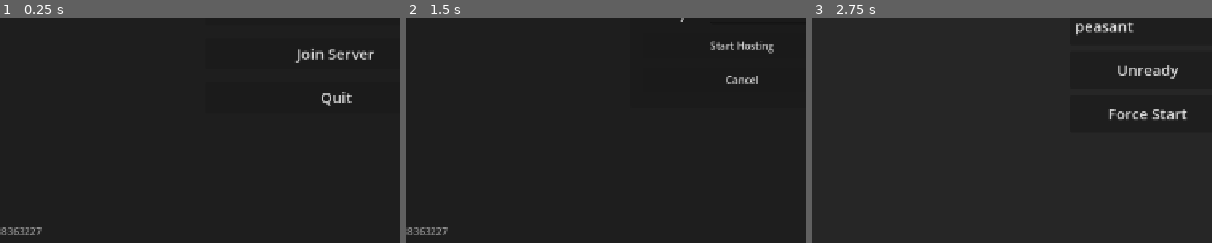
Above: before the commit, frames 1-3 (left to right).
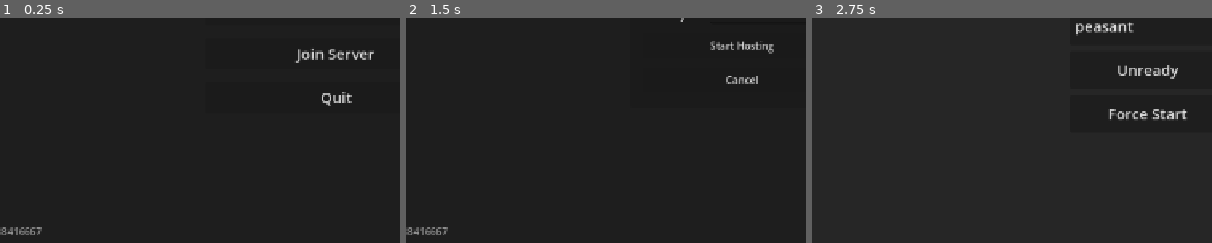
Above: after the commit, the same moments.

Repository: zakanater19/godot-roguetown
Game: Godot game, scene res://scenes/main_menu.tscn
Two runs of this game, one before a commit and one after it. Both use one fixed random seed, a clock stepped at 60 frames per second and the inputs below.
Inputs (mouse positions are % of the whole screen's width and height, from its top left):
- Up to frame 1 (0.25 s): no input
- Up to frame 2 (1.5 s): tap Enter at 0.5 s; move the mouse to (72, 45) at 0.52 s; hold D 0.53-1.25 s; hold Shift 0.53-1.25 s; click (72, 45) at 0.67 s; tap Space at 0.77 s; click "Host Server" at 1.25 s
- Up to frame 3 (2.75 s): click "Start Hosting" at 2 s
The pictures show only the part of the screen within x 8-58%, y 50-100%; the shares and areas given below are measured in that part.

The runs differ from the first frame. In frame 1, 0.1% of the frame differs, in the area x 2-9%, y 92-97%; in frame 2, 0.1%; in frame 3, nothing differs.

Commit message:
wild grass does not grow in town region

Diff:
--- a/project.godot
+++ b/project.godot
@@ -28,6 +28,7 @@
 GameVersion="*res://scripts/net/game_version.gd"
 BootstrapNet="*res://scripts/net/bootstrap_net.gd"
 LoadingScreen="*res://scripts/ui/loading_screen.gd"
+Regions="*res://scripts/core/regions.gd"
 World="*res://scripts/core/world.gd"
 Host="*res://scripts/net/Host.gd"
 Sidebar="*res://scripts/ui/sidebar.gd"
--- a/scripts/core/main.gd
+++ b/scripts/core/main.gd
@@ -250,6 +250,8 @@
 		_grass_decor_layers[z] = decor_layer
 
 		for cell in world_layer.get_used_cells_by_id(0, GRASS_FLOOR_ATLAS_COORDS):
+			if not Regions.allows_grass_decor_at(self, cell, z):
+				continue
 			if occupied_tiles[z].has(cell):
 				continue
 			var spawn_roll := posmod(_get_grass_decor_hash(cell, z, 0), 10000)
--- /dev/null
+++ b/scripts/core/regions.gd
@@ -0,0 +1,37 @@
+extends Node
+
+const REGION_LAYER_PREFIX: String = "RegionMapLayer_Z"
+
+const NONE: StringName = &""
+const TOWN: StringName = &"town"
+
+const REGION_DEFINITIONS: Dictionary = {
+	TOWN: {
+		"source_id": 0,
+		"atlas_coords": Vector2i(0, 0),
+		"allows_grass_decor": false,
+	},
+}
+
+
+func get_region_at(map_root: Node, tile_pos: Vector2i, z_level: int) -> StringName:
+	if map_root == null:
+		return NONE
+	var region_layer := map_root.get_node_or_null(REGION_LAYER_PREFIX + str(z_level)) as TileMapLayer
+	if region_layer == null:
+		return NONE
+
+	var source_id := region_layer.get_cell_source_id(tile_pos)
+	var atlas_coords := region_layer.get_cell_atlas_coords(tile_pos)
+	for region_name: StringName in REGION_DEFINITIONS:
+		var definition: Dictionary = REGION_DEFINITIONS[region_name]
+		if source_id == int(definition["source_id"]) and atlas_coords == Vector2i(definition["atlas_coords"]):
+			return region_name
+	return NONE
+
+
+func allows_grass_decor_at(map_root: Node, tile_pos: Vector2i, z_level: int) -> bool:
+	var region_name := get_region_at(map_root, tile_pos, z_level)
+	if region_name == NONE:
+		return true
+	return bool(REGION_DEFINITIONS[region_name].get("allows_grass_decor", true))
--- a/scripts/net/game_version.gd
+++ b/scripts/net/game_version.gd
@@ -3,7 +3,7 @@
 
 ## Keep this for executable/binary level compatibility only. Runtime content,
 ## scenes, scripts, and maps are synced via the server bundle hash below.
-const APP_VERSION: String = "1788363227"
+const APP_VERSION: String = "1788416667"
 
 ## Directories that still support lightweight resource diffs as a fallback when
 ## talking to older servers. Full bundle sync does not depend on this list.
--- a/scripts/tools/import_smoke_test.gd
+++ b/scripts/tools/import_smoke_test.gd
@@ -756,6 +756,21 @@
 		_fail("Town region texture could not be read.")
 	elif absf(region_image.get_pixel(10, 10).a - 0.4) > 0.02:
 		_fail("Town region texture must render at 40% opacity.")
+
+	var test_root := Node2D.new()
+	var test_layer := TileMapLayer.new()
+	test_layer.name = Regions.REGION_LAYER_PREFIX + "3"
+	test_layer.tile_set = region_tileset
+	test_root.add_child(test_layer)
+	var town_cell := Vector2i(2, 3)
+	test_layer.set_cell(town_cell, 0, Vector2i.ZERO)
+	if Regions.get_region_at(test_root, town_cell, 3) != Regions.TOWN:
+		_fail("Town region lookup did not resolve the painted town cell.")
+	if Regions.allows_grass_decor_at(test_root, town_cell, 3):
+		_fail("Town regions must reject grass decoration placement.")
+	if not Regions.allows_grass_decor_at(test_root, town_cell + Vector2i.RIGHT, 3):
+		_fail("Unpainted cells must allow grass decoration placement.")
+	test_root.free()
 
 # GAMEPLAY: clothing_offsets.json must parse and have a complete entry (all 4
 # directions, valid offset array and positive scale) for every item_type key.
Not shown, added: scripts/core/regions.gd.uid
